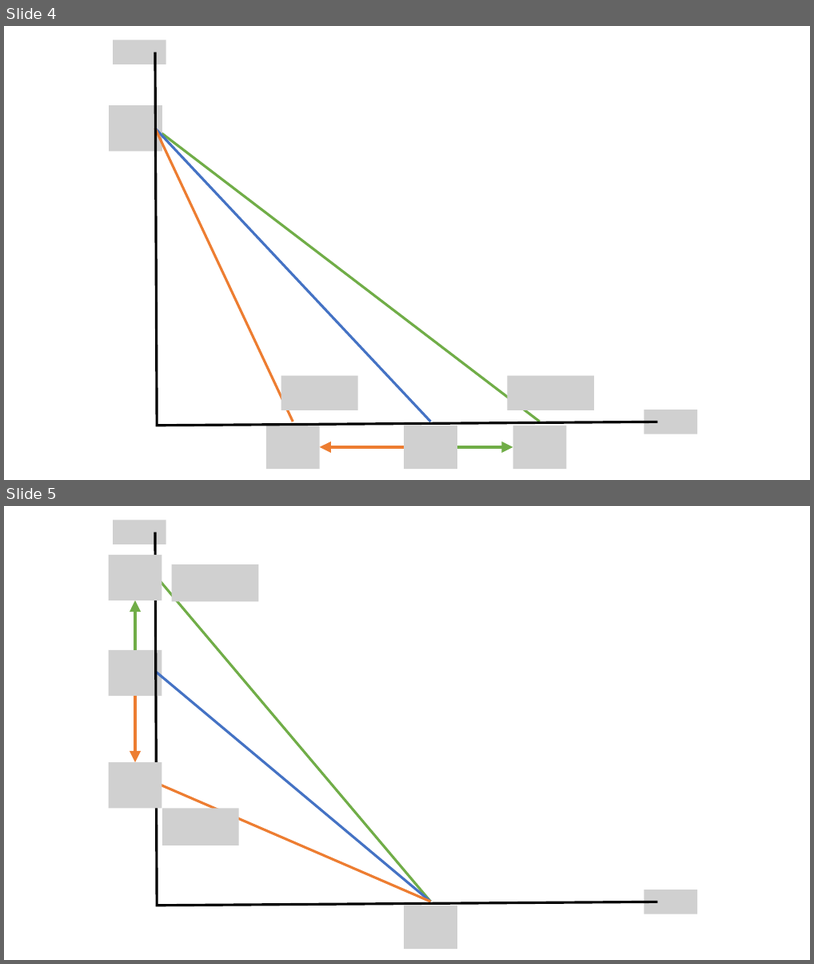
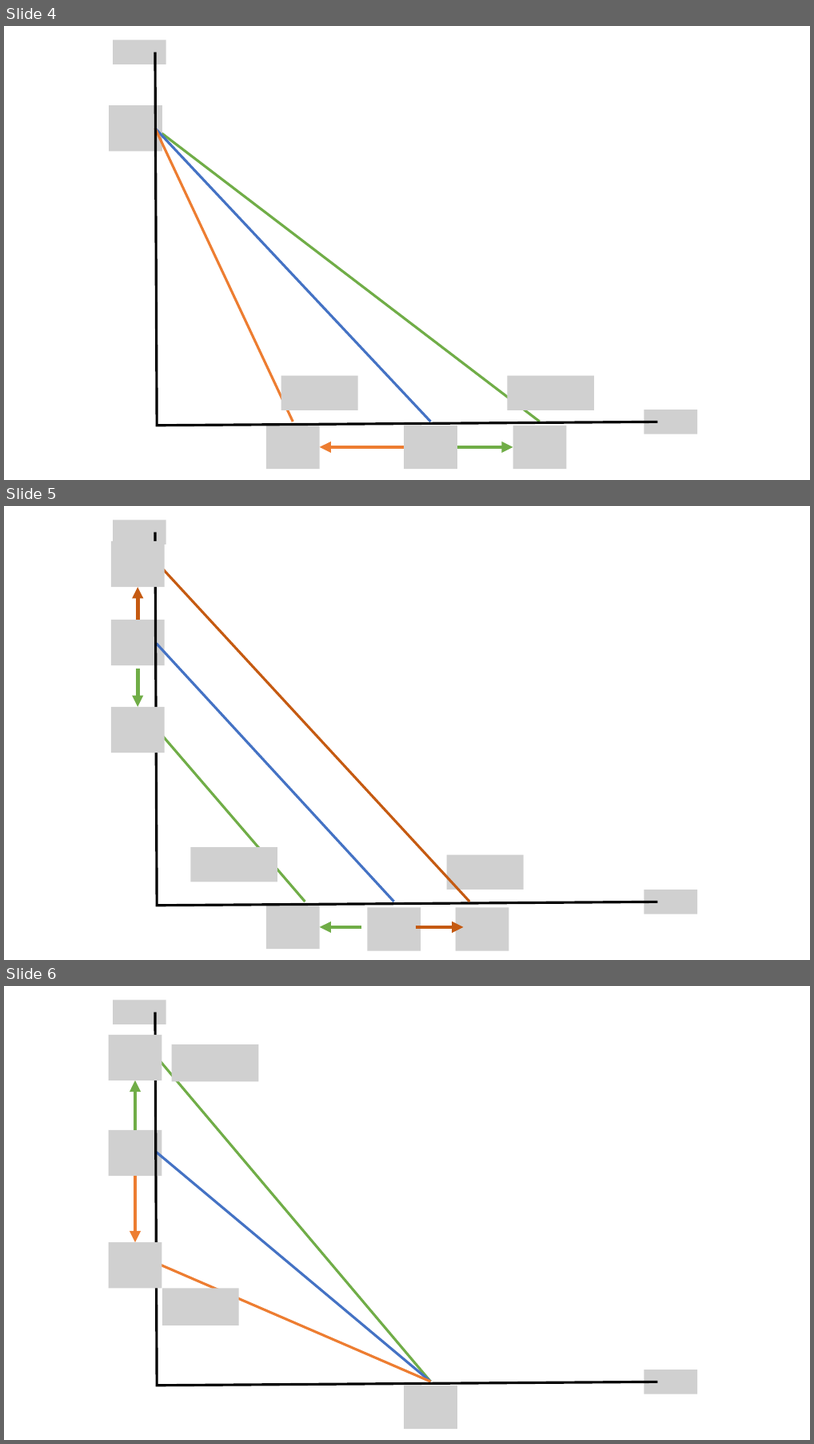
Before and after one commit to jrojas1003/EC-311, a slide deck: Slides/graph-maker.pptx. Shown one above the other, each under a label of ours: slides 4 and 5 before the commit, slides 4, 5 and 6 after it. The pictures are 814x964 and 814x1444 pixels, drawn with LibreOffice and Linux fonts; fonts in the diff are those of the drawing; grey boxes stand for pictures. Boxes give left, top, right and bottom in pixels: in the first picture for what was removed or moved away, otherwise in the second. Text is boxed around its words. In the diff, an @@ line names an element or a change of style, - is before the commit and + after.

Commit message:
added income change graph

```diff
--- a/Slides/graph-maker.pptx
+++ b/Slides/graph-maker.pptx
@@ slide 5 added at box(4, 506, 810, 960), background #FFFFFF @@
@@ picture added at box(113, 520, 166, 544) @@
@@ picture added at box(111, 541, 164, 587) @@
@@ freeform shape added at box(155, 532, 658, 905), outline #000000 3 pt @@
@@ line added from (155, 560) to (470, 901), #C55A11 3 pt @@
@@ arrow added from (138, 620) to (138, 587), #C55A11 4.5 pt @@
@@ picture added at box(111, 620, 164, 666) @@
@@ line added from (157, 644) to (394, 901), #4472C4 3 pt @@
@@ arrow added from (138, 668) to (138, 707), #70AD47 4.5 pt @@
@@ picture added at box(111, 707, 164, 753) @@
@@ line added from (157, 728) to (306, 901), #70AD47 3 pt @@
@@ picture added at box(191, 847, 278, 882) @@
@@ picture added at box(447, 855, 524, 889) @@
@@ picture added at box(645, 889, 698, 914) @@
@@ picture added at box(266, 905, 320, 949) @@
@@ picture added at box(367, 907, 421, 951) @@
@@ picture added at box(456, 907, 509, 951) @@
@@ arrow added from (362, 927) to (320, 927), #70AD47 4.5 pt @@
@@ arrow added from (416, 927) to (464, 927), #C55A11 4.5 pt @@
@@ what was slide 5 is now slide 6 @@
```
